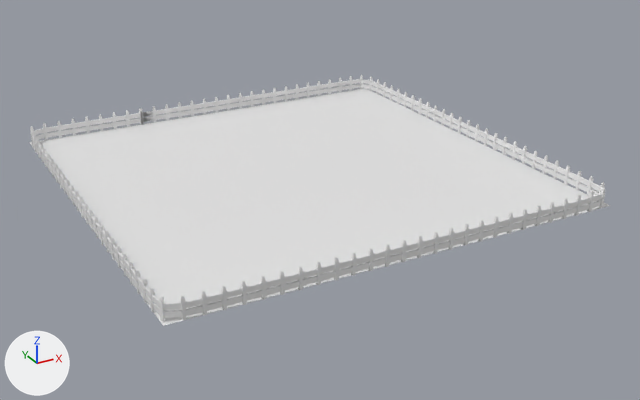
Two versions of the Blender file WorldDominationFightingGame/Assets/_MainFolder/3D Models/Zaun.blend, one commit apart.
One viewpoint serves both versions: a camera (50 mm lens) standing at (-11.4, -22.32, 10.03) and looking at (0.44, -0.78, -0.74). Lighting does not change. The marker at lower left points along +X, +Y and +Z.
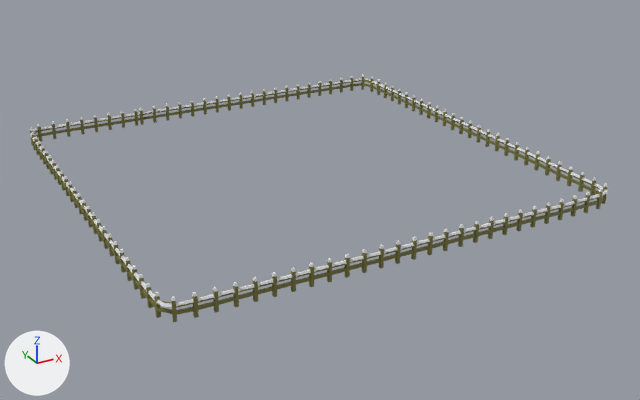
Commit message: improved fences

Pixel boxes (x1, y1, x2, y2) of what changed, in the pictures (640 x 400 px):
'Cube', hidden
    before: (29, 88, 610, 326)
'Cube.001', reshaped
    before: (30, 75, 605, 322)
    after: (30, 75, 608, 322)
part 1 of me_cube, added
    after: (30, 78, 608, 307)
part 2 of me_cube, added
    after: (30, 75, 607, 301)
part 3 of me_cube, cut back
    before: (32, 79, 602, 318)
    after: (31, 79, 604, 315)
part 4 of me_cube, deleted
    before: (31, 76, 604, 298)
part 5 of me_cube, recoloured (white to yellow)
    before: (30, 75, 605, 322)
    after: (30, 77, 607, 322)

Patch to the scene script:
```diff
--- a/WorldDominationFightingGame/Assets/_MainFolder/3D Models/Zaun.blend.py
+++ b/WorldDominationFightingGame/Assets/_MainFolder/3D Models/Zaun.blend.py
@@ mat_fence @@
+mat_fence = principled_material('fence')
+mat_fence.base_color = (0.19, 0.186, 0.0432)  # dark yellow #79773b
@@ mat_snow @@
+mat_snow = principled_material('snow')
+mat_snow.base_color = (0.8, 0.8, 0.8)  # white #e7e7e7
@@ me_cube @@
 # used by ob_cube_001; location = (0.0, 0.0, 0.0)
 # verts and faces of me_cube; kept vertices keep their numbers, new ones are numbered from 28
 # before: 0 (0.086, -0.043, 0.004), 2 (0.086, 0.043, 0.004), 4 (0.172, -0.043, 0.004), 6 (0.172, 0.043, 0.004), 16 (0.101, -0.027, 0.231)
 # before: 17 (0.555, -0.027, 0.231), 18 (0.101, 0.027, 0.231), 19 (0.555, 0.027, 0.231), 20 (0.101, -0.027, 0.085), 21 (0.555, -0.027, 0.085)
 # before: 22 (0.101, 0.027, 0.085), 23 (0.555, 0.027, 0.085), 24 (0.101, -0.027, 0.275), 25 (0.555, -0.027, 0.275), 26 (0.101, 0.027, 0.275)
 # before: 27 (0.555, 0.027, 0.275)
 # before: 12 (0.154, -0.025, 0.584), 13 (0.154, 0.025, 0.584), 14 (0.104, 0.025, 0.584), 15 (0.104, -0.025, 0.584)
-me_cube.from_pydata(...)  # 28 vertices, 22 faces; spans x 0.086..0.555, y -0.043..0.043, z 0.004..0.584
+me_cube.from_pydata(...)  # 65 vertices, 42 faces; spans x 0.084..0.555, y -0.046..0.046, z 0.004..0.599
+# me_cube part 1: a new loose piece of 20 vertices spanning x 0.173..0.553, y -0.044..0.044, z 0.378..0.439, in mat_snow (white #e7e7e7)
+# me_cube part 2: a new loose piece of 17 vertices spanning x 0.084..0.175, y -0.046..0.046, z 0.518..0.599, in mat_snow (white #e7e7e7)
+# me_cube part 3
+delete_faces([(0, 2, 6, 4), (20, 22, 23, 21), (24, 26, 27, 25)])
+for i in [*range(16, 20)]: verts[i] += (0.0, 0.0, 0.02)
+for i in [*range(20, 24)]: verts[i] += (0.0, 0.0, 0.083)
+for i in [*range(24, 28)]: verts[i] += (0.0, 0.0, 0.07)
+# me_cube part 4
+delete_faces([(12, 13, 14, 15)])
+# me_cube part 5: 18 faces spanning x 0.086..0.555, y -0.043..0.043, z 0.004..0.584 switch from no material to mat_fence (dark yellow #79773b)
+me_cube.materials.append(mat_snow)  # white #e7e7e7
@@ ob_cube @@
 ob_cube.location = (0.0, 0.0, 0.0)
+ob_cube.hide_set(True)
```
